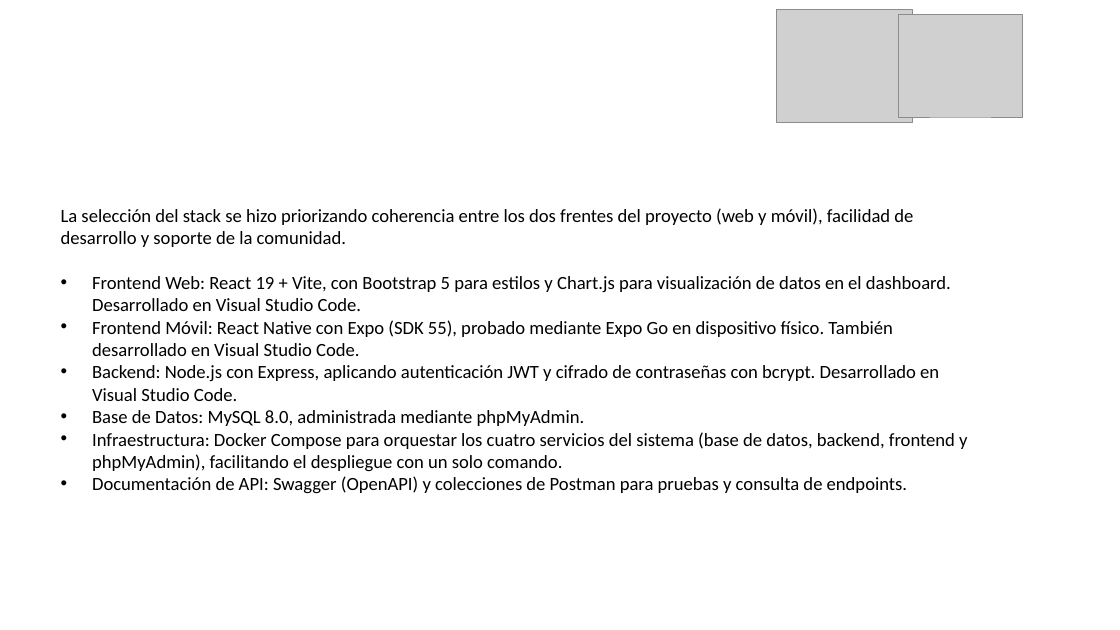
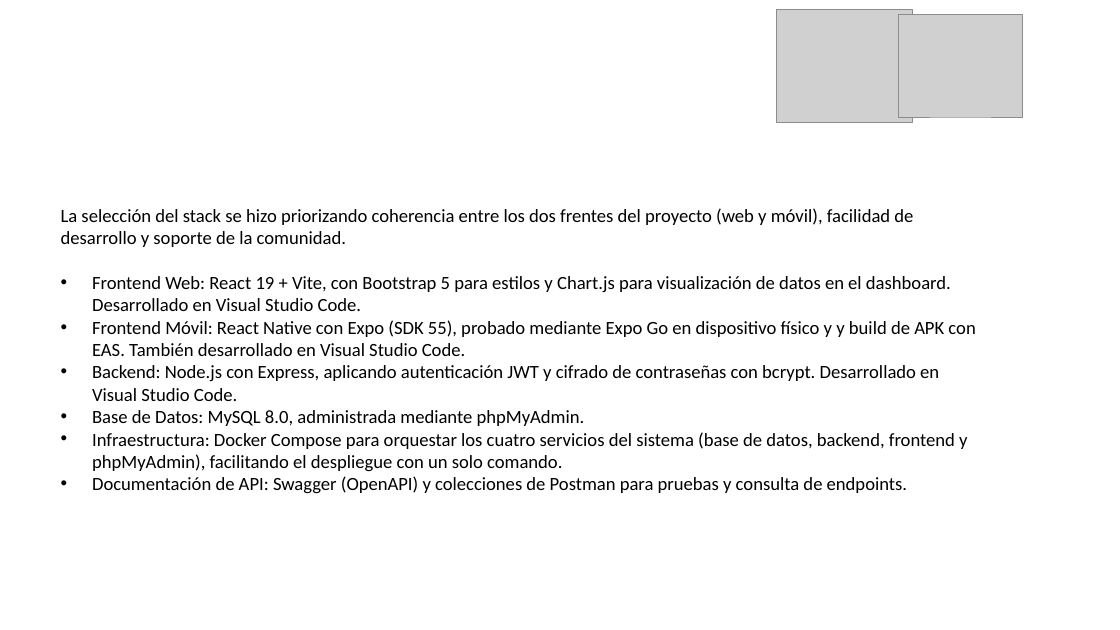
Before and after one commit to juanscarvajal04-droid/Equipo_Metafit, a slide deck: slide 10 of documentacion/Presentación Metafit.pptx. Drawn at 1120x630 pixels with LibreOffice and Linux fonts; fonts in the diff are those of the drawing; grey boxes stand for pictures; background and template pictures are left out. Boxes give left, top, right and bottom in pixels: in the first picture for what was removed or moved away, otherwise in the second. Text is boxed around its words. In the diff, an @@ line names an element or a change of style, - is before the commit and + after.

```diff
--- a/documentacion/Presentación Metafit.pptx
+++ b/documentacion/Presentación Metafit.pptx
@@ text at (92,320,975,356): text changed @@
-• Frontend Móvil: React Native con Expo (SDK 55), probado mediante Expo Go en dispositivo físico. También desarrollado en Visual Studio Code.
+• Frontend Móvil: React Native con Expo (SDK 55), probado mediante Expo Go en dispositivo físico y y build de APK con EAS. También desarrollado en Visual Studio Code.
```
Also in this commit, not shown: 2 other slides changed.
